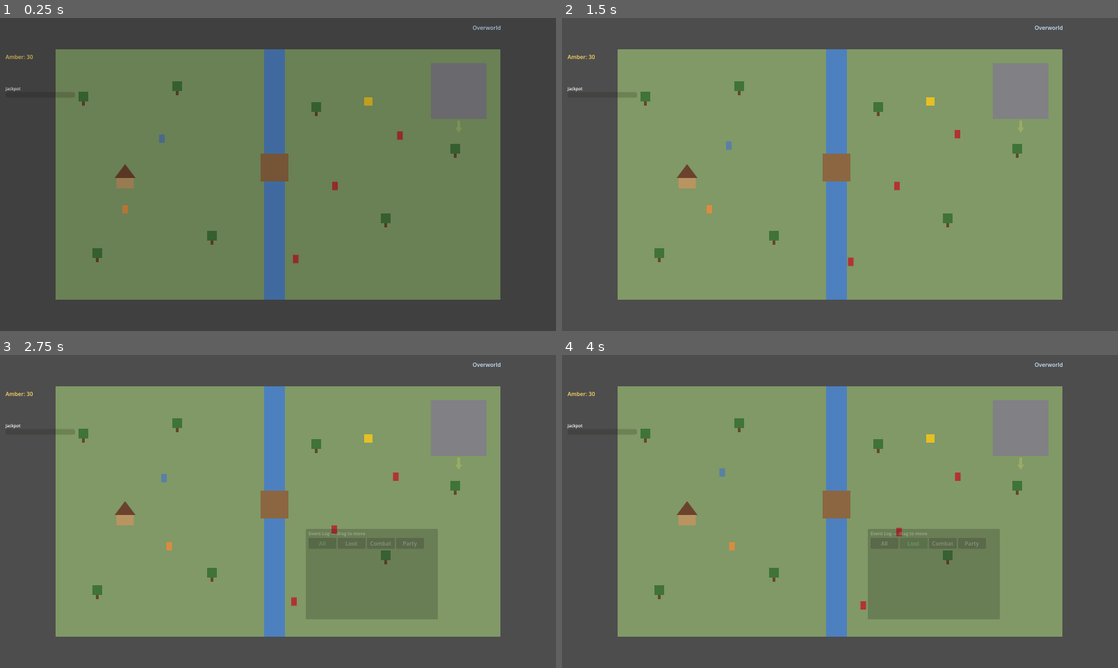
Above: before the commit, frames 1-4 (two rows, left to right).
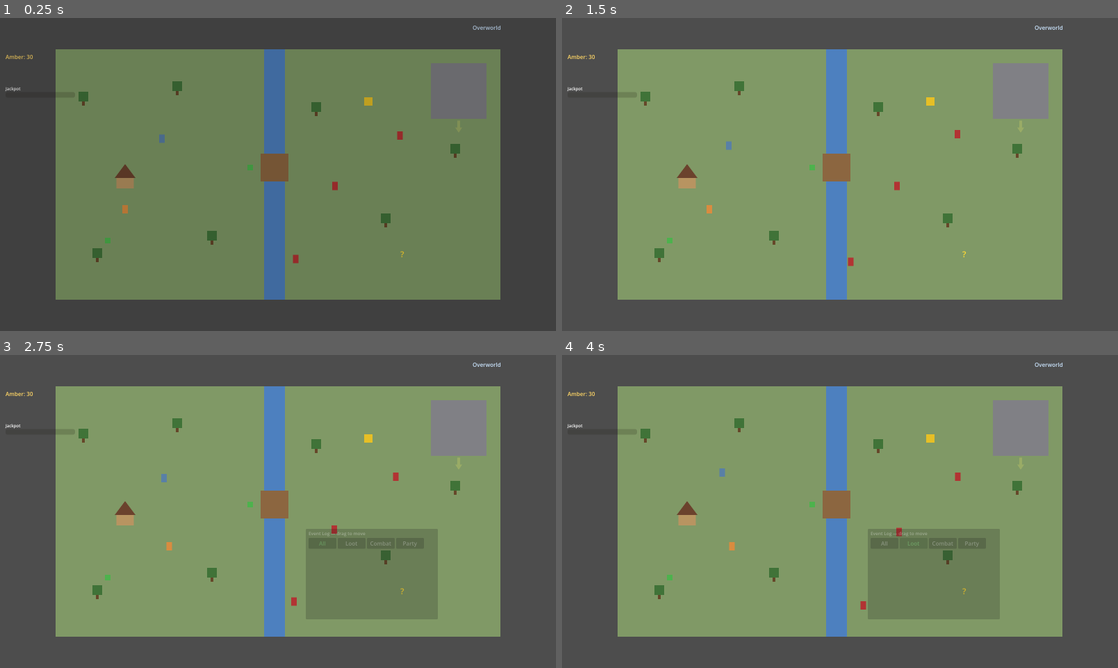
Above: after the commit, the same moments.

Repository: djkipyaboy/bunnies
Game: Godot game, scene res://world/overworld_demo.tscn
Two runs of this game, one before a commit and one after it. Both use one fixed random seed, a clock stepped at 60 frames per second and the inputs below. This scene is started directly instead of the project's main scene.
Inputs (mouse positions are in pixels of both pictures, inside the frame that each line leads up to):
- Up to frame 1 (0.25 s): no input
- Up to frame 2 (1.5 s): move the mouse to (962, 158) at 0.52 s; hold D (move_right) 0.53-1.25 s; hold E (interact) 0.53-1.25 s; click (962, 158) at 0.67 s; tap Enter at 1.25 s; drag from (728, 190) to (1017, 124) at 1.27 s
- Up to frame 3 (2.75 s): tap Space at 2 s; move the mouse to (333, 442) at 2.02 s; hold D (move_right) from 2.03 s (still down); hold L (toggle_event_log) from 2.03 s (still down); tap E (interact) at 2.3 s
- Up to frame 4 (4 s): release D (move_right) at 2.75 s; release L (toggle_event_log) at 2.75 s; click "All" at 2.75 s; click "Loot" at 3.5 s

The runs differ from the first frame. In frame 1, less than 0.1% of the frame differs, in the area x 18-73%, y 46-77%; in frame 2, less than 0.1%; in frame 3, less than 0.1%; in frame 4, less than 0.1%.
Error before the commit: Invalid assignment of property or key 'party_inventory' with value of type 'Resource (PartyInventory)' on a base object of type 'Area2D (GatheringNode)'. (res:…

Commit message:
feat(world): wire ForagingPanel into overworld_demo.gd

Diff:
--- /dev/null
+++ b/tests/test_overworld_demo_foraging.gd
@@ -0,0 +1,46 @@
+extends SceneTree
+
+## End-to-end: OverworldDemo's real "Wild Berries" GatheringNode hands off to the scene's real
+## ForagingPanel, banking grants the material into the real PartyInventory and shows the pickup
+## label -- mirrors tests/test_overworld_demo_npcs.gd's real-scene-instance technique (this project
+## has repeatedly found wiring-only bugs, e.g. the 2026-07-12 bench-wipe and 2026-07-17
+## shop-stock-reset bugs, that only a real-scene test catches).
+
+func _check(cond: bool, label: String) -> void:
+	print(("ok " if cond else "FAIL ") + label)
+
+func _initialize() -> void:
+	var combat_handoff: Node = get_root().get_node("CombatHandoff")
+	combat_handoff.defeated_encounter_ids = [] as Array[StringName]
+	combat_handoff.event_log_entries = [] as Array[Dictionary]
+
+	var scene: PackedScene = load("res://world/overworld_demo.tscn")
+	var demo: OverworldDemo = scene.instantiate()
+	get_root().add_child(demo)
+	await process_frame
+	await process_frame
+
+	var berries: GatheringNode = demo.get_node("World/WildBerries")
+	_check(berries != null, "the real overworld scene places a GatheringNode named WildBerries")
+
+	berries.interact()
+	await process_frame
+
+	_check(demo._foraging_panel.is_open(), "interacting with the Wild Berries node opens the scene's real ForagingPanel")
+	_check(demo._pc.movement_paused_for_test(), "opening the foraging panel pauses PC movement")
+
+	demo._foraging_panel.press_bank_for_test()
+	await process_frame
+
+	_check(not demo._foraging_panel.is_open(), "banking closes the panel")
+	_check(not demo._pc.movement_paused_for_test(), "banking resumes PC movement")
+	_check(demo._party_inventory.materials.size() == 1, "banking grants the material into the scene's real PartyInventory")
+	var m: CraftingMaterial = demo._party_inventory.materials[0]
+	_check(m.material_type == &"forage_herb", "the granted material is the Wild Berries node's forage_herb type")
+	_check(combat_handoff.is_defeated(&"WildBerries"), "the node marked itself defeated on interact")
+
+	demo.queue_free()
+	await process_frame
+	combat_handoff.defeated_encounter_ids = [] as Array[StringName]
+	combat_handoff.event_log_entries = [] as Array[Dictionary]
+	quit()
--- a/world/overworld_demo.gd
+++ b/world/overworld_demo.gd
@@ -43,6 +43,7 @@
 var _jackpot_bar: ProgressBar
 var _jackpot_caption: Label
 var _random_encounter_panel: RandomEncounterPanel
+var _foraging_panel: ForagingPanel
 var _event_log_panel: EventLogPanel
 
 var _pc_combatant: Combatant
@@ -296,6 +297,11 @@
 	_random_encounter_panel.resolved.connect(_on_random_encounter_resolved)
 	ui.add_child(_random_encounter_panel)
 	_random_encounter_panel.close()
+
+	_foraging_panel = ForagingPanel.new()
+	_foraging_panel.position = Vector2(140, 60)
+	_foraging_panel.foraging_completed.connect(_on_foraging_completed)
+	ui.add_child(_foraging_panel)
 
 	# Top-left pickup confirmation (player request 2026-07-11) — same top-left placement/style
 	# convention as the encounter message, but yellow and its own line so both can be visible at
@@ -434,9 +440,8 @@
 		berries.material_type = &"forage_herb"
 		berries.material_display_name = "Wild Berries"
 		berries.quantity = 1
-		berries.party_inventory = _party_inventory
 		berries.global_position = Vector2(150, 550)
-		berries.material_gathered.connect(_on_material_gathered)
+		berries.foraging_requested.connect(_on_foraging_requested)
 		_world.add_child(berries)
 
 	if not _handoff().is_defeated(&"FishingSpot"):
@@ -445,9 +450,8 @@
 		fish.material_type = &"fish_meat"
 		fish.material_display_name = "Freshwater Fish"
 		fish.quantity = 1
-		fish.party_inventory = _party_inventory
 		fish.global_position = Vector2(560, 340)
-		fish.material_gathered.connect(_on_material_gathered)
+		fish.foraging_requested.connect(_on_foraging_requested)
 		_world.add_child(fish)
 
 	# Slay-the-Spire-style "?" random encounter (player direction 2026-07-12) — one authored
@@ -554,11 +558,18 @@
 func _on_pickup_rejected(item_name: String) -> void:
 	_pickup_debug_label.text = "Bag full — can't pick up: %s" % item_name
 
-## Reuses the same top-left pickup label for gathering nodes (GatheringNode) — conceptually the
-## same "you got something" feedback as _on_item_picked_up, just materials instead of gear.
-func _on_material_gathered(item_name: String, quantity: int) -> void:
+## Opens the Foraging mini-game panel (2026-08-01 gathering-profession-minigames spec section 2) and
+## pauses PC movement -- mirrors _on_encounter_triggered's existing pattern.
+func _on_foraging_requested(material_type: StringName, material_display_name: String, quantity: int) -> void:
+	_foraging_panel.open_for(material_type, material_display_name, quantity, _party_inventory)
+	_pc.set_movement_paused(true)
+
+## Banking in the Foraging panel grants the material and closes it -- show the same top-left pickup
+## label _on_material_gathered used to, and resume PC movement (mirrors _on_random_encounter_resolved).
+func _on_foraging_completed(item_name: String, quantity: int) -> void:
 	_pickup_debug_label.text = "Gathered: %s x%d" % [item_name, quantity]
 	_handoff().log_event("Gathered: %s x%d" % [item_name, quantity], &"loot")
+	_pc.set_movement_paused(false)
 
 ## Opens the "?" encounter's choice panel (player direction 2026-07-12) and pauses PC movement —
 ## mirrors _on_dialogue_requested/_on_board_opened's existing pattern.
@@ -572,7 +583,7 @@
 	_pc.set_movement_paused(false)
 
 func _toggle_inventory() -> void:
-	if _random_encounter_panel.is_open() or _talent_panel.visible:
+	if _random_encounter_panel.is_open() or _foraging_panel.is_open() or _talent_panel.visible:
 		return
 	if _inventory_panel.visible:
 		_inventory_panel.hide()
@@ -585,7 +596,7 @@
 ## WoW-style 'C' character-pane keybinding) — same toggle semantics as _toggle_inventory(), just a
 ## different starting tab.
 func _toggle_stats() -> void:
-	if _random_encounter_panel.is_open() or _talent_panel.visible:
+	if _random_encounter_panel.is_open() or _foraging_panel.is_open() or _talent_panel.visible:
 		return
 	if _inventory_panel.visible:
 		_inventory_panel.hide()
@@ -597,7 +608,7 @@
 ## Talents (Task 23, spec 2026-07-24 §2/§6) — bound to 'N'. Same toggle semantics as
 ## _toggle_inventory()/_toggle_stats(): pause PC movement while open, resume on close.
 func _toggle_talents() -> void:
-	if _random_encounter_panel.is_open() or _inventory_panel.visible:
+	if _random_encounter_panel.is_open() or _foraging_panel.is_open() or _inventory_panel.visible:
 		return
 	if _talent_panel.visible:
 		_talent_panel.close()
@@ -610,7 +621,7 @@
 	_amber_label.text = "Amber: %d" % _party_inventory.amber
 	_quest_tracker.refresh(_party_inventory)
 	_jackpot_bar.value = _party_inventory.jackpot_meter
-	if _inventory_panel.visible or _dialogue_box.is_open() or _random_encounter_panel.is_open() or _talent_panel.visible:
+	if _inventory_panel.visible or _dialogue_box.is_open() or _random_encounter_panel.is_open() or _foraging_panel.is_open() or _talent_panel.visible:
 		_interact_prompt.hide_prompt()
 		_set_highlighted_target(null)
 		return
@@ -657,7 +668,7 @@
 	if event.is_action_pressed("toggle_talents"):
 		_toggle_talents()
 		return
-	if _inventory_panel.visible or _random_encounter_panel.is_open() or _talent_panel.visible:
+	if _inventory_panel.visible or _random_encounter_panel.is_open() or _foraging_panel.is_open() or _talent_panel.visible:
 		return
 	if not event.is_action_pressed("interact"):
 		return
